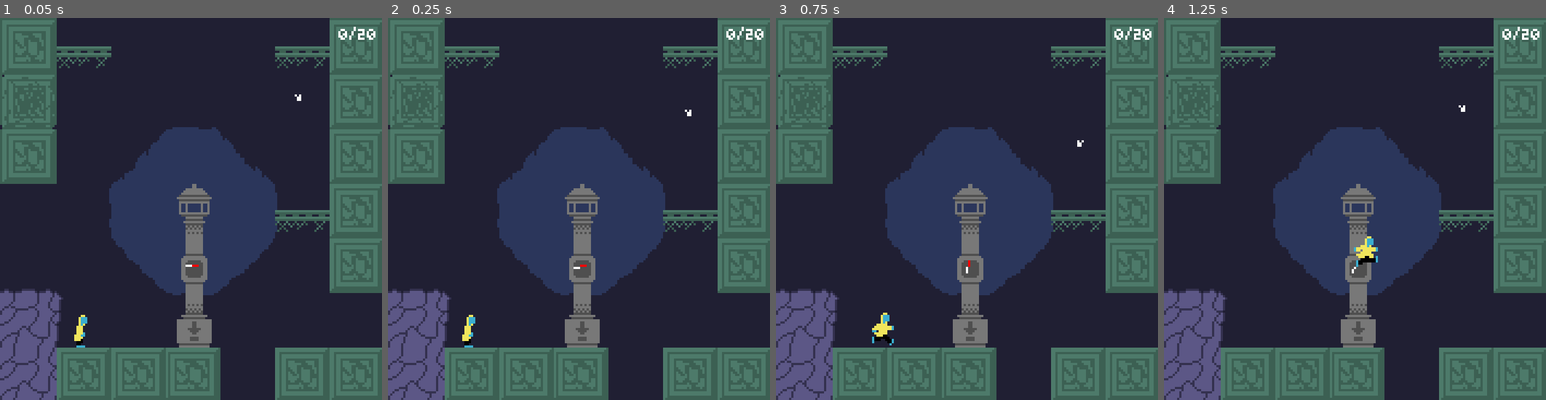
Above: before the commit, frames 1-4 (left to right).
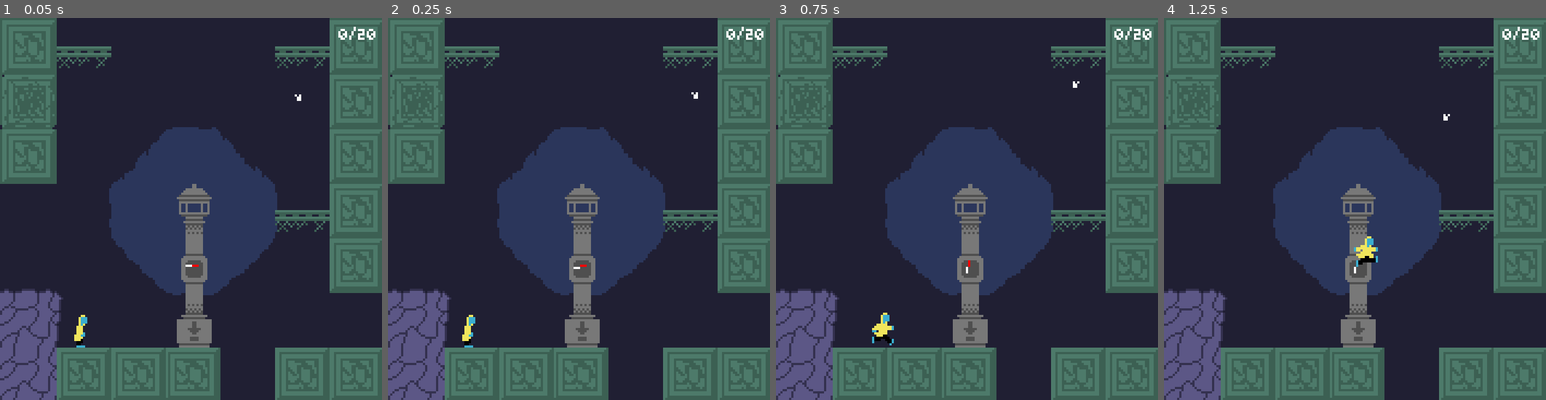
Above: after the commit, the same moments.

Repository: tabrasel/Glowkeeper
Game: Godot game, scene res://scenes/game.tscn
The game is run twice, just before and just after one commit, with the same random seed, the same clock (stepped at 60 frames per second) and the same inputs.
Inputs:
- Up to frame 1 (0.05 s): no input
- Up to frame 2 (0.25 s): no input
- Up to frame 3 (0.75 s): hold Right (ui_right) from 0.53 s (still down)
- Up to frame 4 (1.25 s): keep holding Right (ui_right); tap Z (jump) at 0.77 s

Frame 1 is identical in both runs. In frame 2, less than 0.1% of the frame differs, in the area x 77-82%, y 19-26%; in frame 3, less than 0.1%; in frame 4, less than 0.1%, in the area x 49-79%, y 22-67%.

Commit message:
Fireflies follow target using angle springs rather than position springs

Diff:
--- a/scenes/firefly.tscn
+++ b/scenes/firefly.tscn
@@ -35,6 +35,12 @@
 animated_sprite = NodePath("AnimatedSprite2D")
 catch_explosion_scene = ExtResource("2_1bfq2")
 firefly_resource = ExtResource("3_u4uxl")
+angle_spring_strength = 0.4
+angle_spring_strength_range = 0.2
+angle_spring_damping = 0.05
+angle_spring_damping_range = 0.01
+acceleration = 200.0
+acceleration_range = 40.0
 
 [node name="AnimatedSprite2D" type="AnimatedSprite2D" parent="."]
 sprite_frames = SubResource("SpriteFrames_u7m0g")
@@ -45,3 +51,9 @@
 [node name="CollisionShape2D" type="CollisionShape2D" parent="."]
 shape = SubResource("CircleShape2D_frunp")
 disabled = true
+
+[node name="TargetRepositionTimer" type="Timer" parent="."]
+wait_time = 2.0
+autostart = true
+
+[connection signal="timeout" from="TargetRepositionTimer" to="." method="_on_target_reposition_timer_timeout"]
--- a/scripts/firefly.gd
+++ b/scripts/firefly.gd
@@ -1,71 +1,94 @@
 extends CharacterBody2D
 class_name Firefly
+
+enum FireflyState {ROAMING, CAUGHT, DEPOSITED}
 
 @export var animated_sprite: AnimatedSprite2D
 @export var catch_explosion_scene: PackedScene
 @export var firefly_resource: FireflyResource
 
-var player: Node2D
-var lantern: Lantern
+@export var angle_spring_strength: float
+@export var angle_spring_strength_range: float
+@export var angle_spring_damping: float
+@export var angle_spring_damping_range: float
+@export var acceleration: float
+@export var acceleration_range: float
+@export var speed_range: float
 
+var _player: Node2D
+var _lantern: Lantern
+
+var _angle: float
+var _angle_velocity: float
+
+var _target_anchor = Vector2()
+var _target_offset = Vector2()
 var _target_position = Vector2()
-var _target_offset = Vector2()
-var _max_distance = randf_range(10, 18)
-var _springiness = randf_range(0.03, 0.12)
-var _is_caught = false
-var _is_deposited = false
-var _retarget_time_remaining: float
+
+var state: FireflyState = FireflyState.ROAMING
 
 const CATCH_DISTANCE = 15
-const TARGET_DISTANCE = 10
-const DAMPING = 0.98
 
 
 func _ready():
-	player = get_node("%Player")
-	lantern = get_node("%Lantern")
+	_player = get_node("%Player")
+	_lantern = get_node("%Lantern")
 
-	_target_position.x = global_position.x
-	_target_position.y = global_position.y
-	update_target()
+	angle_spring_strength += angle_spring_strength_range * randf_range(-1, 1)
+	angle_spring_damping += angle_spring_damping_range * randf_range(-1, 1)
+	acceleration += acceleration_range * randf_range(-1, 1)
 
-func _physics_process(delta):
-	if !_is_caught and !_is_deposited and position.distance_to(player.position) <= CATCH_DISTANCE:
-		catch()
+	_target_anchor.x = global_position.x
+	_target_anchor.y = global_position.y
+	_update_target()
 
-	_retarget_time_remaining -= delta
-	if _retarget_time_remaining <= 0:
-		update_target()
-		_retarget_time_remaining = randf_range(0.5, 1)
+func _physics_process(delta: float):
+	if state == FireflyState.ROAMING:
+		if global_position.distance_to(_player.global_position) <= CATCH_DISTANCE:
+			_catch()
+	elif state == FireflyState.CAUGHT:
+		_target_anchor = _player.global_position
 
-	if _is_caught:
-		_target_position = player.position
+	_target_position = _target_anchor + _target_offset
+	var direction_to_target: Vector2 = (_target_position - global_position).normalized()
+	var angle_to_target: float = direction_to_target.angle()
+	var angle_diff: float = angle_difference(_angle, angle_to_target)
+	_angle_velocity += (angle_diff * angle_spring_strength) - (_angle_velocity * angle_spring_damping)
+	_angle += _angle_velocity * delta
 
-	if _is_deposited:
-		_target_position = lantern.top_marker.global_position
+	velocity.x += cos(_angle) * acceleration * delta
+	velocity.y += sin(_angle) * acceleration * delta
 
-	if position.distance_to(_target_position) > TARGET_DISTANCE:
-		velocity += ((_target_position + _target_offset) - position) * _springiness
-	else:
-		velocity -= ((_target_position + _target_offset) - position) * _springiness * 4
-	velocity *= DAMPING
+	var dist_to_target: float = global_position.distance_to(_target_position)
+	var friction_coef: float = clamp(0.2 - dist_to_target * 0.005, 0.01, 0.06)
+	velocity -= velocity * friction_coef
+	velocity = velocity.limit_length(150)
 
 	move_and_slide()
 
 	animated_sprite.flip_h = velocity.x < 0
 
-func catch():
-	_is_caught = true
+func _catch():
+	state = FireflyState.CAUGHT
 	firefly_resource.catch_firefly(self)
 
 	var catch_explosion = catch_explosion_scene.instantiate()
 	add_child(catch_explosion)
 	catch_explosion.global_position = global_position
 
-func update_target():
+func deposit():
+	state = FireflyState.DEPOSITED
+	_target_position = _lantern.top_marker.global_position
+
+func _update_target():
 	_target_offset.x = randf_range(-8, 8)
 	_target_offset.y = randf_range(-8, 8)
 
-func deposit():
-	_is_caught = false
-	_is_deposited = true
+func _draw():
+	var direction_to_target: Vector2 = (_target_position - global_position).normalized()
+	#draw_line(Vector2.ZERO, velocity, Color.ORANGE)
+	#draw_circle(Vector2.ZERO - Vector2(10, 10), 3, Color.ORANGE)
+	pass
+
+func _on_target_reposition_timer_timeout():
+	_update_target()
